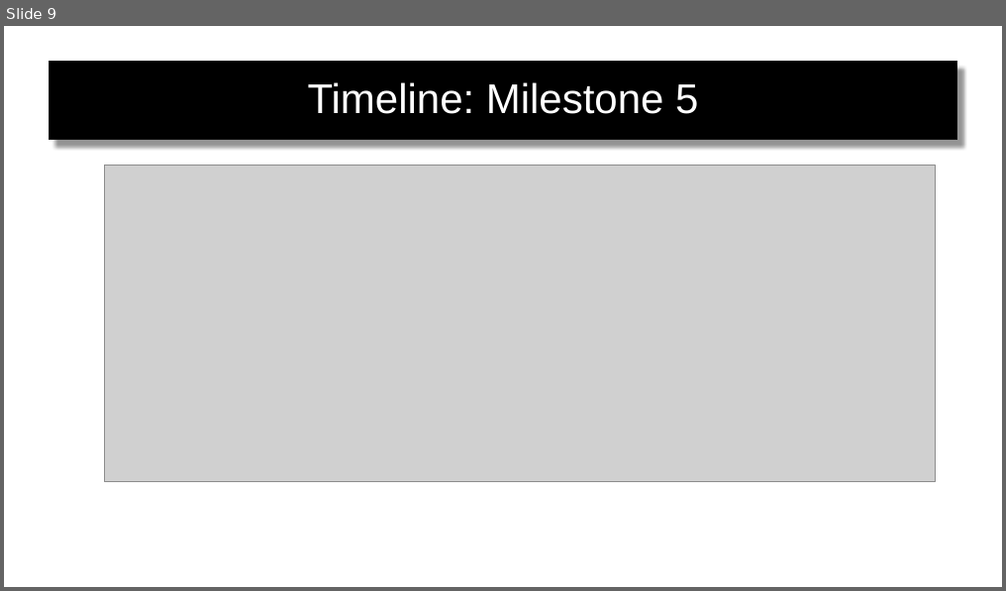
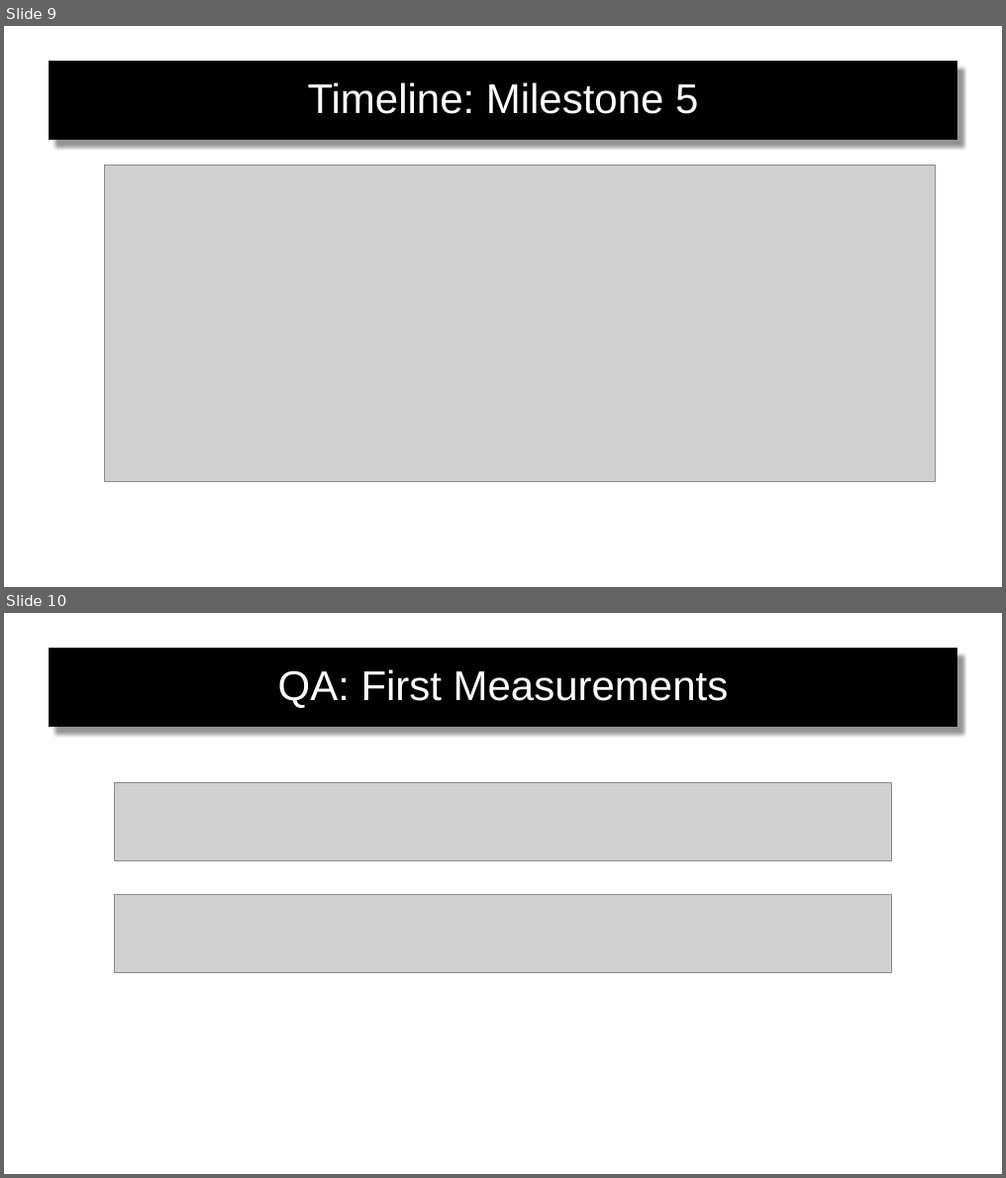
Before and after one commit to verifizieren/iGOAT, a slide deck: Presentation/Gruppe10(Präsentation2) .pptx. Shown one above the other, each under a label of ours: slide 9 before the commit, slides 9 and 10 after it. The pictures are 1006x591 and 1006x1178 pixels, drawn with LibreOffice and Linux fonts; fonts in the diff are those of the drawing; grey boxes stand for pictures; background and template pictures are left out. Boxes give left, top, right and bottom in pixels: in the first picture for what was removed or moved away, otherwise in the second. Text is boxed around its words. In the diff, an @@ line names an element or a change of style, - is before the commit and + after.

```diff
--- a/Presentation/Gruppe10(Präsentation2) .pptx
+++ b/Presentation/Gruppe10(Präsentation2) .pptx
@@ slide 10 added at [4, 613, 1002, 1174], background #FFFFFF @@
@@ rectangle added at [50, 649, 957, 726], fill #000000, outline #0D0D0D 0.75 pt, 40 pt, text #FFFFFF @@
+QA: First Measurements
@@ picture added at [115, 783, 892, 861] @@
@@ picture added at [115, 894, 892, 973] @@
```
Also in this commit, not shown: 5 other slides added, 1 other file.
